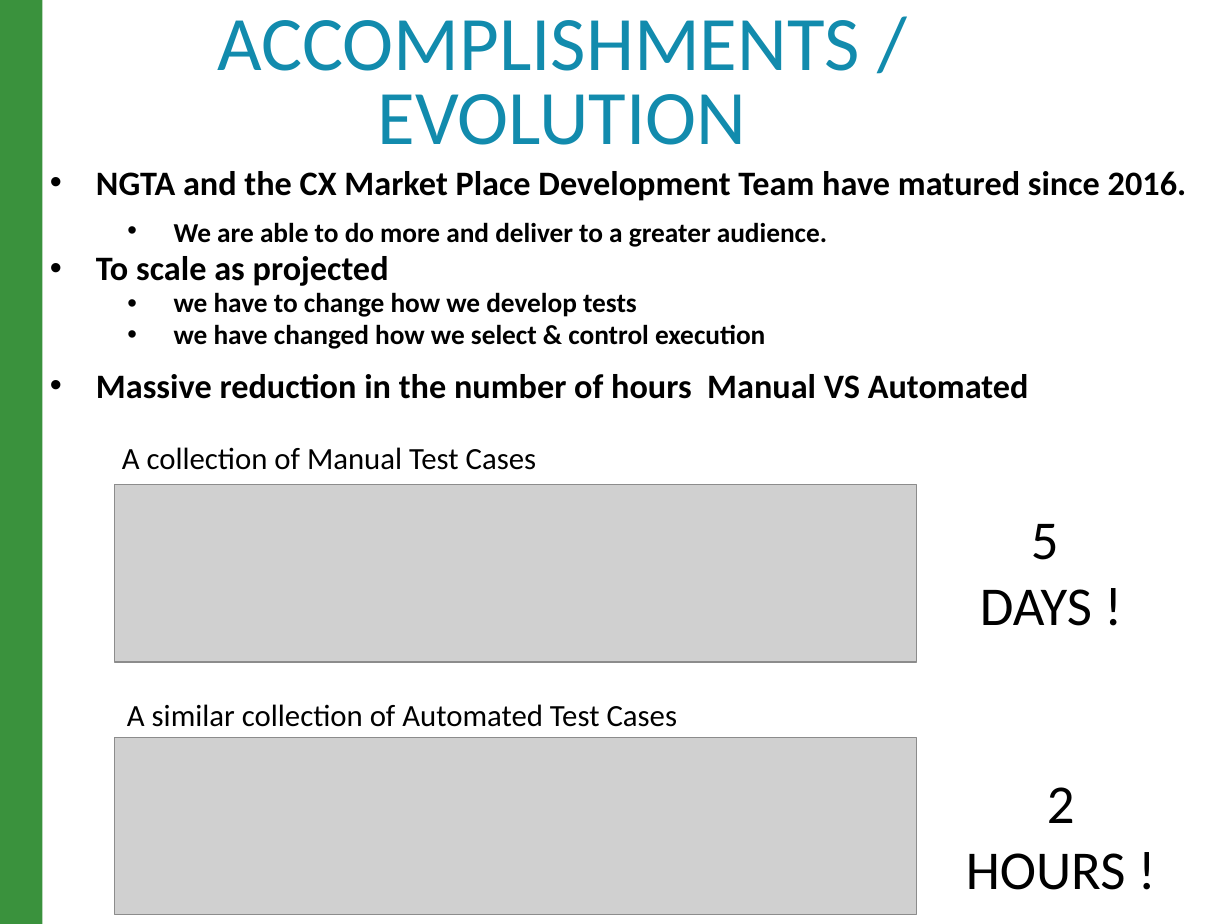
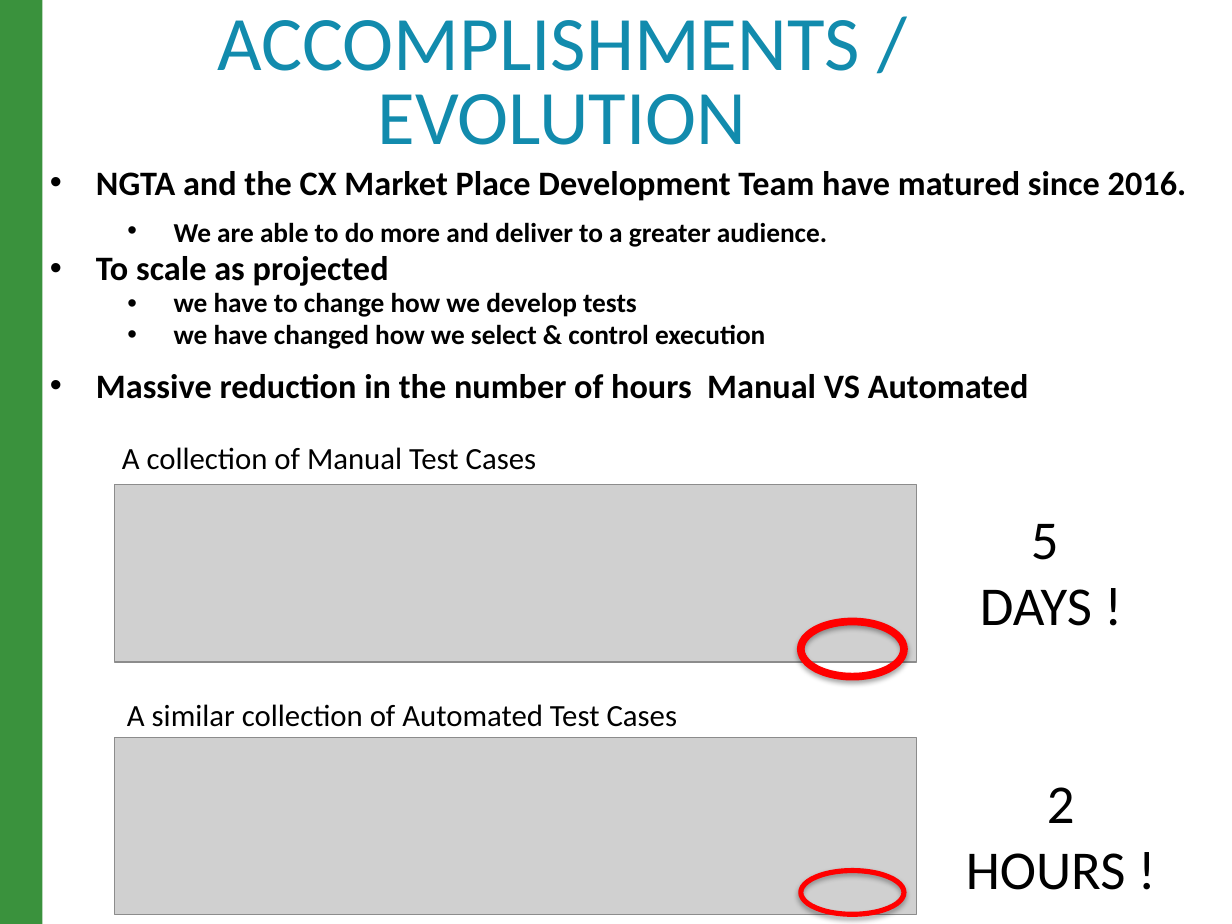
Before and after one commit to raghav9329/mainProf, a slide deck: slide 4 of CurrentWork_Delta/CX_StrategyPowerPoint.pptx. Drawn at 1232x924 pixels with LibreOffice and Linux fonts; fonts in the diff are those of the drawing; grey boxes stand for pictures. Boxes give left, top, right and bottom in pixels: in the first picture for what was removed or moved away, otherwise in the second. Text is boxed around its words. In the diff, an @@ line names an element or a change of style, - is before the commit and + after.

```diff
--- a/CurrentWork_Delta/CX_StrategyPowerPoint.pptx
+++ b/CurrentWork_Delta/CX_StrategyPowerPoint.pptx
@@ ellipse added at [801,621,904,676], outline #FF0000 4.5 pt @@
@@ ellipse added at [801,871,904,915], outline #FF0000 3 pt @@
```
Also in this commit, not shown: 4 other slides changed.
